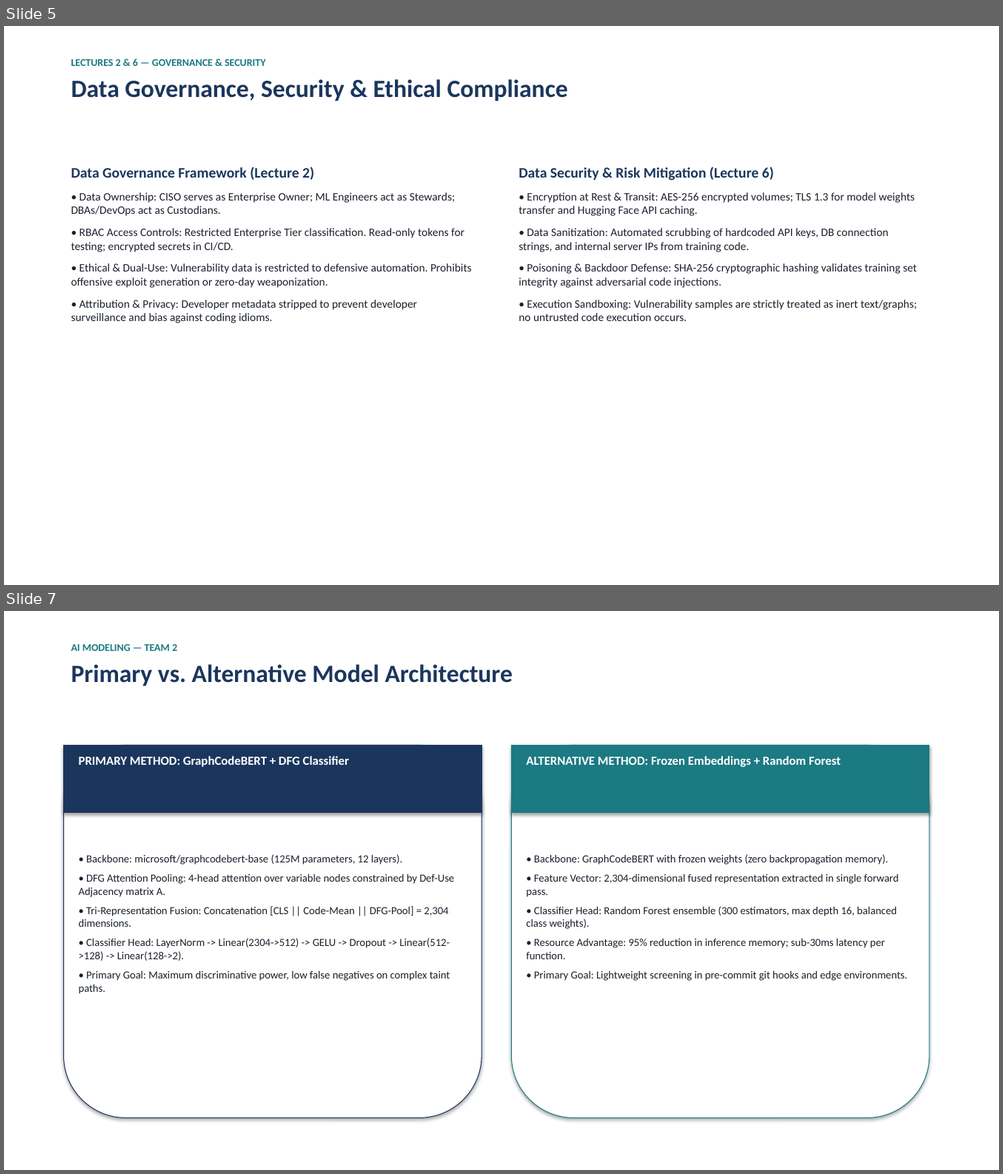
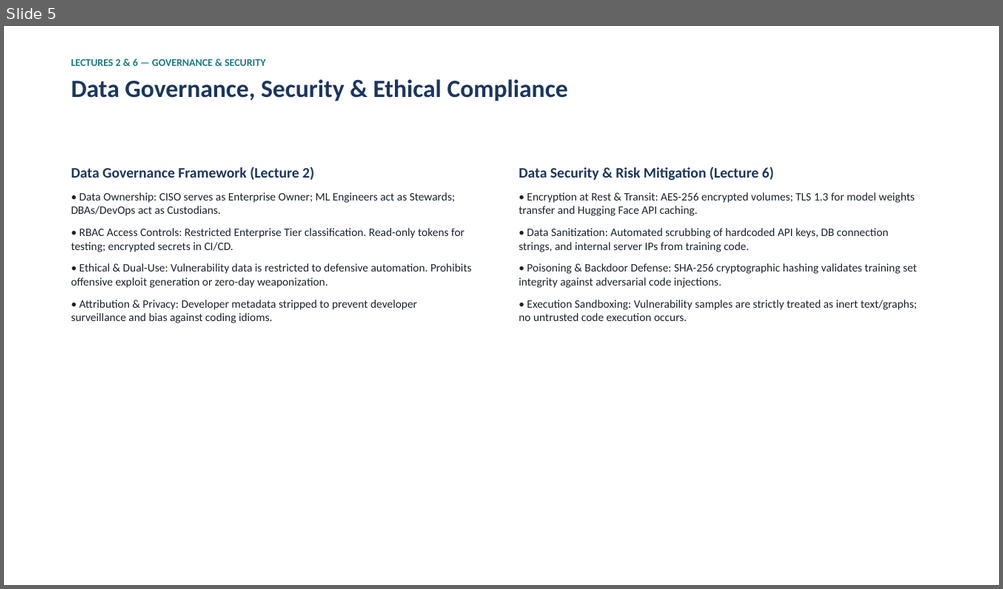
Before and after one commit to Tasik1/kbtu-mood-midterm-team2, a slide deck: docs/Midterm_Presentation_Team2.pptx. Shown one above the other, each under a label of ours: slides 5 and 7 before the commit, slide 5 after it; the slides between them are not shown. The pictures are 1003x1174 and 1003x589 pixels, drawn with LibreOffice and Linux fonts; fonts in the diff are those of the drawing. Boxes give left, top, right and bottom in pixels: in the first picture for what was removed or moved away, otherwise in the second. Text is boxed around its words. In the diff, an @@ line names an element or a change of style, - is before the commit and + after.

Commit message:
Align with Laboratory Work Report Template, remove alternative method, add technical problem evidence and screenshots

```diff
--- a/docs/Midterm_Presentation_Team2.pptx
+++ b/docs/Midterm_Presentation_Team2.pptx
@@ slide 7 removed at [4,611,999,1170], background #FFFFFF @@
@@ text removed at [71,644,512,686] @@
-AI MODELING — TEAM 2
-Primary vs. Alternative Model Architecture
@@ rounded rectangle removed at [64,745,481,1119] @@
@@ rectangle removed at [64,745,481,812] @@
@@ text removed at [79,756,349,767] @@
-PRIMARY METHOD: GraphCodeBERT + DFG Classifier
@@ rounded rectangle removed at [512,745,929,1119] @@
@@ rectangle removed at [512,745,929,812] @@
@@ text removed at [526,756,840,767] @@
-ALTERNATIVE METHOD: Frozen Embeddings + Random Forest
@@ text removed at [79,854,454,994] @@
-• Backbone: microsoft/graphcodebert-base (125M parameters, 12 layers).
-• DFG Attention Pooling: 4-head attention over variable nodes constrained by Def-Use Adjacency matrix A.
-• Tri-Representation Fusion: Concatenation [CLS || Code-Mean || DFG-Pool] = 2,304 dimensions.
-• Classifier Head: LayerNorm -> Linear(2304->512) -> GELU -> Dropout -> Linear(512->128) -> Linear(128->2).
-• Primary Goal: Maximum discriminative power, low false negatives on complex taint paths.
@@ text removed at [526,854,908,981] @@
-• Backbone: GraphCodeBERT with frozen weights (zero backpropagation memory).
-• Feature Vector: 2,304-dimensional fused representation extracted in single forward pass.
-• Classifier Head: Random Forest ensemble (300 estimators, max depth 16, balanced class weights).
-• Resource Advantage: 95% reduction in inference memory; sub-30ms latency per function.
-• Primary Goal: Lightweight screening in pre-commit git hooks and edge environments.
```
Also in this commit, not shown: 7 slides changed, 1 slide added, 24 other files.
